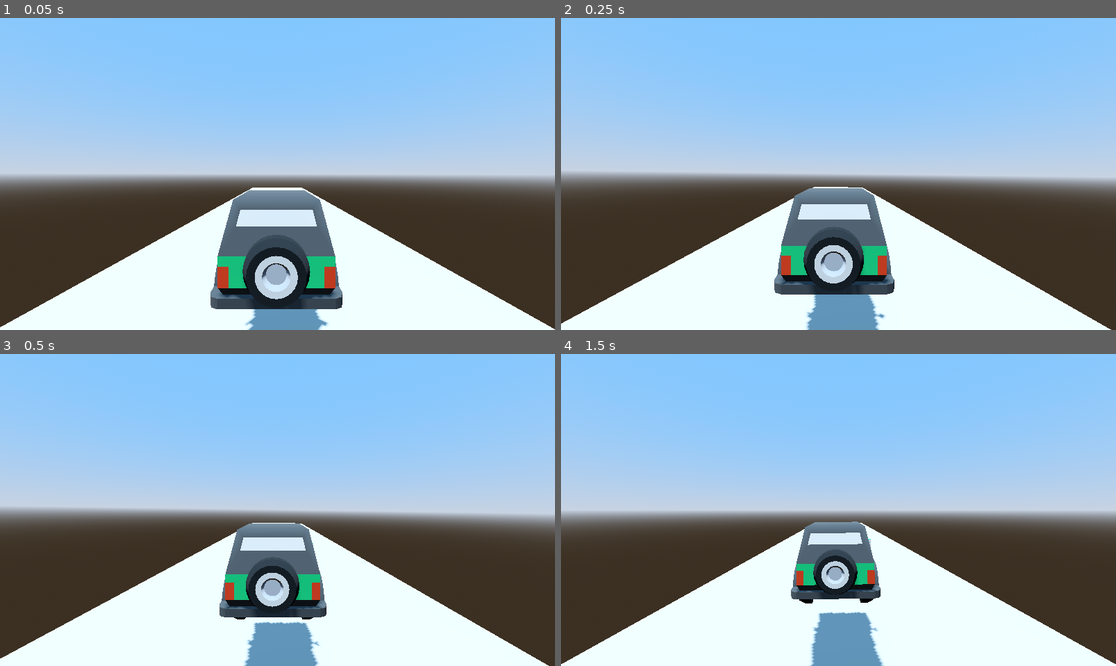
Above: before the commit, frames 1-4 (two rows, left to right).
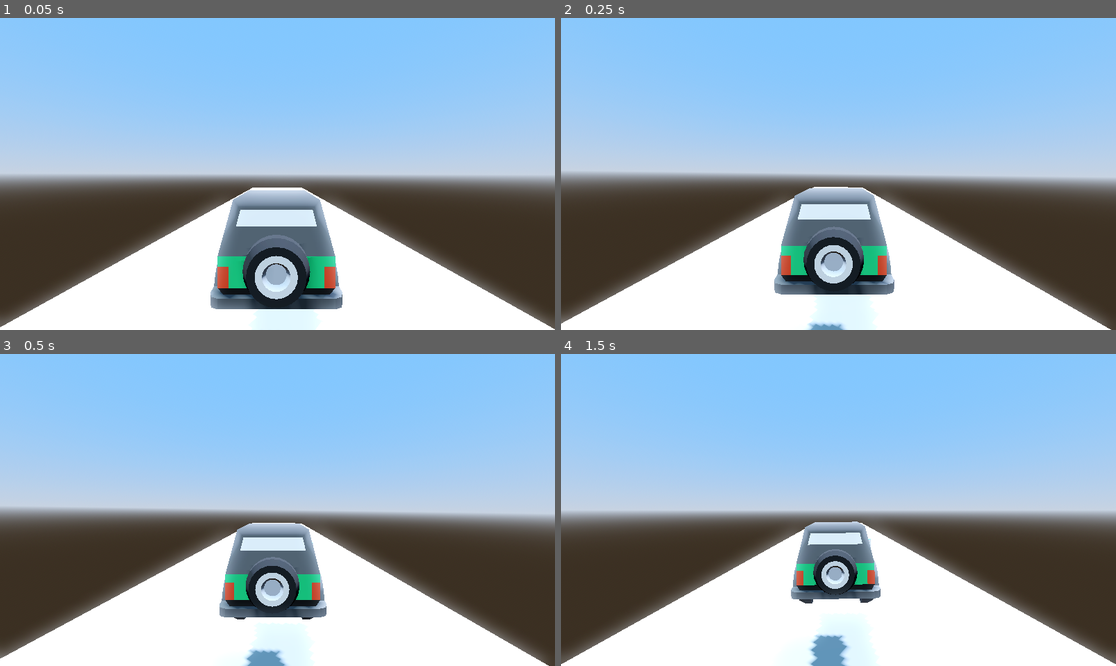
Above: after the commit, the same moments.

Repository: sassani134/arcadeStyleCarGame
Game: Godot game, scene res://Scenes/testPlatform.tscn
Same seed, same stepped clock (60 frames per second), same inputs: the game is played once before the commit and once after it. The project has no main scene, so this scene is started directly.
Inputs (mouse positions are in pixels of both pictures, inside the frame that each line leads up to):
- Up to frame 1 (0.05 s): no input
- Up to frame 2 (0.25 s): no input
- Up to frame 3 (0.5 s): no input
- Up to frame 4 (1.5 s): tap Enter (ui_accept) at 0.5, 0.77 s; move the mouse to (960, 494) at 0.52 s; hold D 0.53-1.28 s; hold F 0.53-1.28 s; click (960, 494) at 0.67 s; move the mouse to (727, 525) at 1.27 s; hold S from 1.28 s (still down); tap Space at 1.35 s

The runs differ from the first frame. In frame 1, 5.1% of the frame differs, in the area x 0-100%, y 55-100%; in frame 2, 5.1%, in the area x 0-99%, y 54-100%; in frame 3, 5.0%; in frame 4, 4.9%.

Commit message:
Add original code and a platform to test car2.gd

Diff:
--- a/Scenes/car_2.tscn
+++ b/Scenes/car_2.tscn
@@ -9,6 +9,20 @@
 
 [sub_resource type="PhysicsMaterial" id="PhysicsMaterial_ckkkg"]
 bounce = 0.1
+
+[sub_resource type="ProceduralSkyMaterial" id="ProceduralSkyMaterial_eqaxw"]
+sky_top_color = Color(0, 0.647059, 0.886275, 1)
+sky_horizon_color = Color(0.55, 0.704015, 0.754819, 1)
+ground_horizon_color = Color(0.55, 0.704015, 0.754819, 1)
+
+[sub_resource type="Sky" id="Sky_an5xj"]
+sky_material = SubResource("ProceduralSkyMaterial_eqaxw")
+
+[sub_resource type="Environment" id="Environment_sxtxn"]
+background_mode = 2
+sky = SubResource("Sky_an5xj")
+tonemap_mode = 2
+glow_enabled = true
 
 [sub_resource type="SphereShape3D" id="SphereShape3D_g2fhk"]
 radius = 1.0
@@ -37,6 +51,14 @@
 linear_damp = 10.0
 script = ExtResource("1_35yw7")
 
+[node name="WorldEnvironment" type="WorldEnvironment" parent="."]
+environment = SubResource("Environment_sxtxn")
+
+[node name="DirectionalLight3D" type="DirectionalLight3D" parent="."]
+transform = Transform3D(-0.847122, -0.441584, 0.295615, 0, 0.556296, 0.830984, -0.531399, 0.703945, -0.47125, 0, 0, 0)
+light_color = Color(0.87451, 0.862745, 1, 1)
+shadow_enabled = true
+
 [node name="CollisionShape3D" type="CollisionShape3D" parent="."]
 shape = SubResource("SphereShape3D_g2fhk")
 
@@ -58,3 +80,8 @@
 camera_3d_resource = SubResource("Resource_msp1t")
 follow_offset = Vector3(0, 2, 2)
 follow_damping = true
+
+[node name="CSGBox3D" type="CSGBox3D" parent="."]
+transform = Transform3D(1, 0, 0, 0, 1, 0, 0, 0, 1, 0, -2.5542, 0)
+use_collision = true
+size = Vector3(10, 1, 10)
--- a/Scripts/car2.gd
+++ b/Scripts/car2.gd
@@ -1,5 +1,14 @@
 extends RigidBody3D
 
+var sphere_offset = Vector3.DOWN
+var acceleration = 35.0
+var steering = 19.0
+var turn_speed = 4.0
+var turn_stop_limit = 0.75
+var body_tilt = 35
+
+var speed_input = 0
+var turn_input = 0
 
 @onready var car_mesh = $CarMesh
 @onready var body_mesh = $CarMesh/suv2
@@ -7,31 +16,14 @@
 @onready var right_wheel = $CarMesh/suv2/wheel_frontRight
 @onready var left_wheel = $CarMesh/suv2/wheel_frontLeft
 
-# Where to place the car mesh relative to the sphere
-var sphere_offset = Vector3.DOWN
-# Engine power
-var acceleration = 35.0
-# Turn amount, in degrees
-var steering = 18.0
-# How quickly the car turns
-var turn_speed = 4.0
-# Below this speed, the car doesn't turn
-var turn_stop_limit = 0.75
-
-# Variables for input values
-var speed_input = 0
-var turn_input = 0
-
-# Called when the node enters the scene tree for the first time.
-func _ready():
-	pass # Replace with function body.
+#func _ready():
+#	ground_ray.add_exception(self)
 
 func _physics_process(delta):
 	car_mesh.position = position + sphere_offset
 	if ground_ray.is_colliding():
 		apply_central_force(-car_mesh.global_transform.basis.z * speed_input)
 
-# Called every frame. 'delta' is the elapsed time since the previous frame.
 func _process(delta):
 	if not ground_ray.is_colliding():
 		return
@@ -39,7 +31,21 @@
 	turn_input = Input.get_axis("steer_right", "steer_left") * deg_to_rad(steering)
 	right_wheel.rotation.y = turn_input
 	left_wheel.rotation.y = turn_input
+
+
 	if linear_velocity.length() > turn_stop_limit:
 		var new_basis = car_mesh.global_transform.basis.rotated(car_mesh.global_transform.basis.y, turn_input)
 		car_mesh.global_transform.basis = car_mesh.global_transform.basis.slerp(new_basis, turn_speed * delta)
 		car_mesh.global_transform = car_mesh.global_transform.orthonormalized()
+		var t = -turn_input * linear_velocity.length() / body_tilt
+		body_mesh.rotation.z = lerp(body_mesh.rotation.z, t, 5.0 * delta)
+		if ground_ray.is_colliding():
+			var n = ground_ray.get_collision_normal()
+			var xform = align_with_y(car_mesh.global_transform, n)
+			car_mesh.global_transform = car_mesh.global_transform.interpolate_with(xform, 10.0 * delta)
+
+func align_with_y(xform, new_y):
+	xform.basis.y = new_y
+	xform.basis.x = -xform.basis.z.cross(new_y)
+#	xform.basis = xform.basis.orthonormalized()
+	return xform.orthonormalized()
Not shown: 1 places in Scenes/car_2.tscn that only renumber resources
